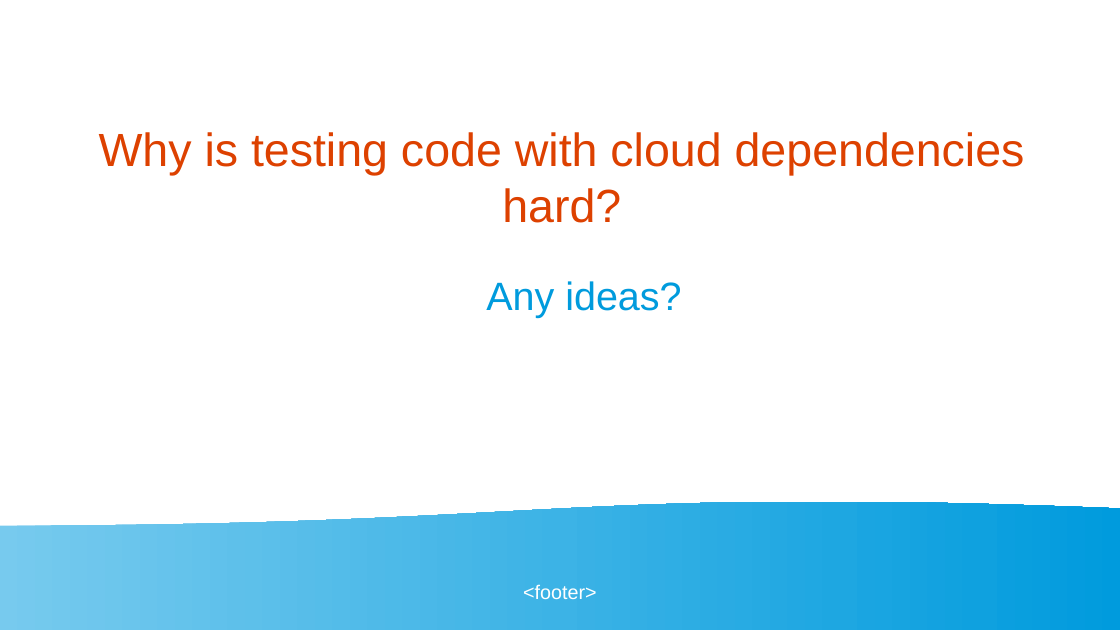
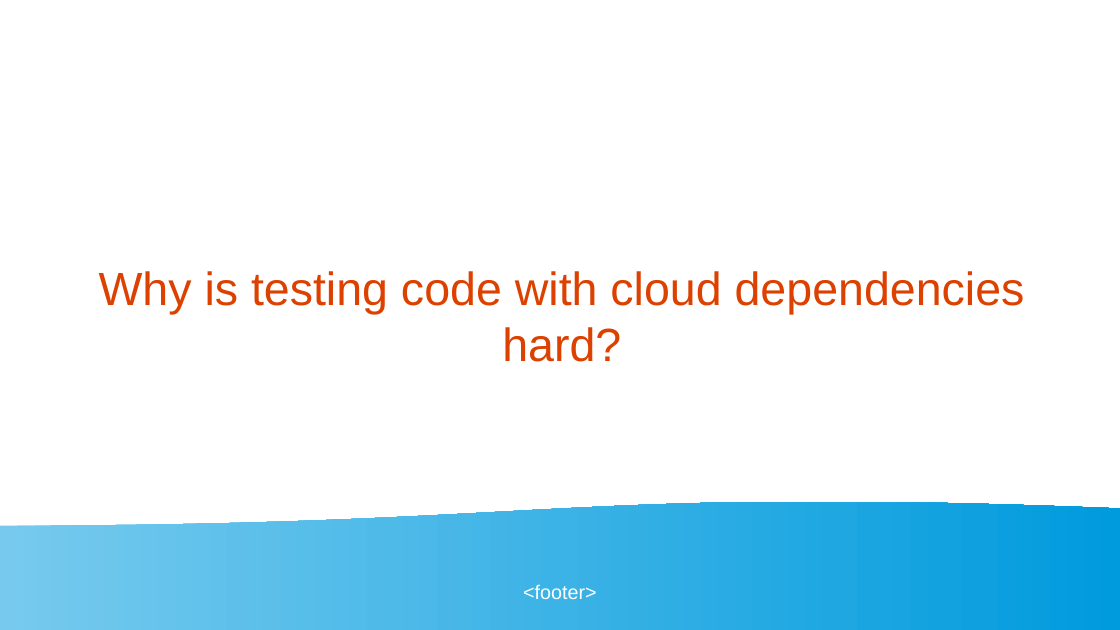
Before and after one commit to golangbot/gophercon-uk-2025-talk, a slide deck: slide 4 of Presentation.odp. Drawn at 1120x630 pixels with LibreOffice and Linux fonts; fonts in the diff are those of the drawing. Boxes give left, top, right and bottom in pixels: in the first picture for what was removed or moved away, otherwise in the second. Text is boxed around its words. In the diff, an @@ line names an element or a change of style, - is before the commit and + after.

```diff
--- a/Presentation.odp
+++ b/Presentation.odp
@@ title "Why is testing code with ...": place and size @@
-title "Why is testing code with ..." at (99,132,1025,223)
+title "Why is testing code with ..." at (99,271,1025,362)
@@ text removed at (486,281,681,318) @@
-Any ideas?
```
Also in this commit, not shown: 1 other slide changed, 1 slide added, 1 slide removed.
